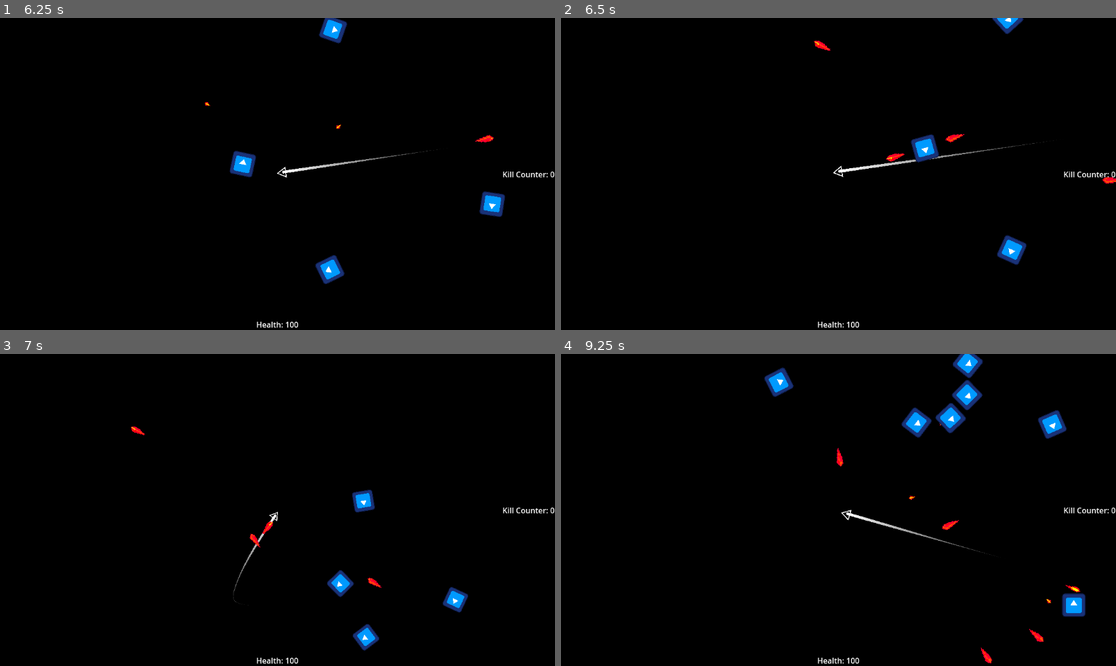
Above: before the commit, frames 1-4 (two rows, left to right).
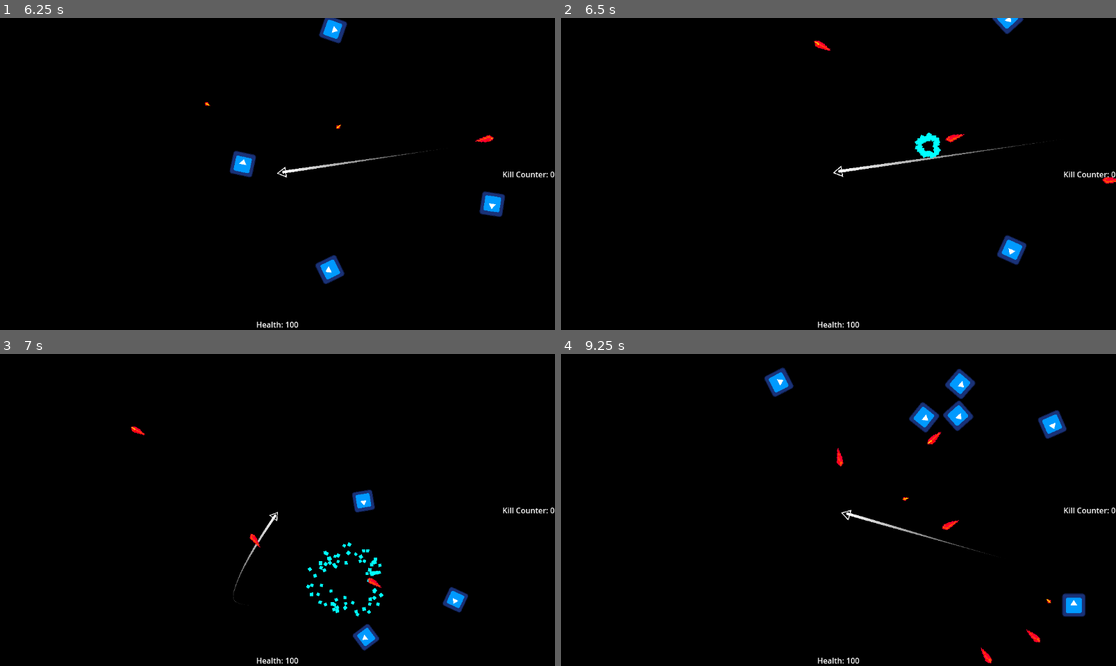
Above: after the commit, the same moments.

Repository: HazarBakir/void_blade
Game: Godot game, scene res://Scenes/main_menu.tscn
The game is run twice, just before and just after one commit, with the same random seed, the same clock (stepped at 60 frames per second) and the same inputs. The engine's default icon, where the game draws it, is replaced by a stand-in: a white triangle on a blue panel in a dark square.
Inputs (mouse positions are in pixels of both pictures, inside the frame that each line leads up to):
- Up to frame 1 (6.25 s): click "Play" at 0.5 s; move the mouse to (249, 236) at 1.27 s; press the mouse at (249, 236) at 1.28 s; move the mouse to (444, 220) at 2.02 s; release the mouse at (444, 220) at 2.03 s; click (444, 220) at 2.1 s; move the mouse to (111, 127) at 2.77 s; press the mouse at (111, 127) at 2.78 s; move the mouse to (305, 174) at 3.52 s; release the mouse at (305, 174) at 3.53 s; click (305, 174) at 3.6 s; move the mouse to (194, 96) at 4.27 s; press the mouse at (194, 96) at 4.28 s; move the mouse to (399, 158) at 5.02 s; release the mouse at (399, 158) at 5.03 s; click (399, 158) at 5.1 s; move the mouse to (166, 189) at 5.77 s; press the mouse at (166, 189) at 5.78 s
- Up to frame 2 (6.5 s): no input
- Up to frame 3 (7 s): move the mouse to (333, 441) at 6.52 s; release the mouse at (333, 441) at 6.53 s; click (333, 441) at 6.6 s
- Up to frame 4 (9.25 s): move the mouse to (810, 572) at 7.27 s; press the mouse at (810, 572) at 7.28 s; move the mouse to (1005, 556) at 8.02 s; release the mouse at (1005, 556) at 8.03 s; click (1005, 556) at 8.1 s; move the mouse to (672, 463) at 8.77 s; press the mouse at (672, 463) at 8.78 s

Frame 1 is identical in both runs. In frame 2, 0.4% of the frame differs, in the area x 58-69%, y 36-47%; in frame 3, 0.8%; in frame 4, 1.6%, in the area x 61-94%, y 0-93%.

Commit message:
feat: add ParticleManager(singleton)

Diff:
--- a/Scenes/bullet_particle.tscn
+++ b/Scenes/bullet_particle.tscn
@@ -361,18 +361,18 @@
 shader_parameter/spread = 180.0
 shader_parameter/flatness = 0.0
 shader_parameter/inherit_emitter_velocity_ratio = 0.0
-shader_parameter/initial_linear_velocity_min = 0.0
-shader_parameter/initial_linear_velocity_max = 121.86
-shader_parameter/directional_velocity_min = 1.0
-shader_parameter/directional_velocity_max = 1.0
+shader_parameter/initial_linear_velocity_min = 32.775
+shader_parameter/initial_linear_velocity_max = 77.02
+shader_parameter/directional_velocity_min = 8.57
+shader_parameter/directional_velocity_max = 12.815
 shader_parameter/angular_velocity_min = 0.0
 shader_parameter/angular_velocity_max = 0.0
 shader_parameter/orbit_velocity_min = 0.0
 shader_parameter/orbit_velocity_max = 0.0
 shader_parameter/radial_velocity_min = 0.0
 shader_parameter/radial_velocity_max = 0.0
-shader_parameter/linear_accel_min = -20.43
-shader_parameter/linear_accel_max = 47.32
+shader_parameter/linear_accel_min = 24.29
+shader_parameter/linear_accel_max = 85.865
 shader_parameter/radial_accel_min = 0.0
 shader_parameter/radial_accel_max = 0.0
 shader_parameter/tangent_accel_min = 0.0
@@ -381,8 +381,8 @@
 shader_parameter/damping_max = 0.0
 shader_parameter/initial_angle_min = -299.4
 shader_parameter/initial_angle_max = 103.2
-shader_parameter/scale_min = 7.0
-shader_parameter/scale_max = 7.0
+shader_parameter/scale_min = 3.0
+shader_parameter/scale_max = 5.0
 shader_parameter/hue_variation_min = 0.0
 shader_parameter/hue_variation_max = 0.0
 shader_parameter/anim_speed_min = 0.0
@@ -397,11 +397,12 @@
 shader_parameter/gravity = Vector3(0, -1e-06, 0)
 
 [node name="BulletParticle" type="GPUParticles2D"]
-scale = Vector2(0.5, 0.5)
+scale = Vector2(0.17, 0.17)
 emitting = false
-amount = 35
+amount = 81
+lifetime = 1.5
 one_shot = true
-speed_scale = 2.0
+speed_scale = 3.0
 explosiveness = 1.0
 randomness = 1.0
 process_material = SubResource("ShaderMaterial_q6jop")
--- a/Scenes/enemy_lvl_1_ranger.tscn
+++ b/Scenes/enemy_lvl_1_ranger.tscn
@@ -15,15 +15,12 @@
 script = ExtResource("1_rrurh")
 
 [node name="HealthComponent" parent="." instance=ExtResource("2_cipht")]
-scale = Vector2(1, 1)
-MAX_HEALTH = 50.0
+MAX_HEALTH = 10.0
 
 [node name="HitboxComponent" parent="." node_paths=PackedStringArray("health_component") instance=ExtResource("3_p86u8")]
-scale = Vector2(1, 1)
 health_component = NodePath("../HealthComponent")
 
 [node name="CollisionShape2D" type="CollisionShape2D" parent="HitboxComponent"]
-scale = Vector2(1, 1)
 shape = SubResource("RectangleShape2D_xaxbr")
 
 [node name="CollisionShape2D" type="CollisionShape2D" parent="."]
--- a/Scenes/explode particle.tscn
+++ b/Scenes/explode particle.tscn
@@ -5,8 +5,8 @@
 angle_min = -299.4
 angle_max = 103.2
 spread = 180.0
-initial_velocity_min = 10.75
-initial_velocity_max = 121.86
+initial_velocity_min = 39.43
+initial_velocity_max = 107.53
 gravity = Vector3(0, 0, 0)
 linear_accel_min = -20.43
 linear_accel_max = 47.32
@@ -15,7 +15,8 @@
 [node name="Explode Particle" type="GPUParticles2D"]
 emitting = false
 amount = 375
-lifetime = 5.0
+lifetime = 10.0
 one_shot = true
+speed_scale = 5.0
 explosiveness = 1.0
 process_material = SubResource("ParticleProcessMaterial_m2nu4")
--- a/Scripts/Enemy/enemy_spawner.gd
+++ b/Scripts/Enemy/enemy_spawner.gd
@@ -70,7 +70,7 @@
 	enemies_container.add_child(enemy_instance)
 
 func _on_timer_timeout() -> void:
-	if target.is_alive:
+	if target.get_node("HealthComponent").is_alive:
 		_spawn_enemy()
 
 func _find_player() -> void:
--- a/Scripts/Player/player_movement.gd
+++ b/Scripts/Player/player_movement.gd
@@ -6,7 +6,6 @@
 @onready var sprite: Sprite2D = $Sprite2D
 @onready var marker_2d: Marker2D = $Marker2D
 
-var is_alive: bool = true
 var is_attacking: bool
 var speed: float = 850.0
 var follow_speed: float = 560.0
@@ -16,7 +15,7 @@
 var normal_zoom: Vector2 = Vector2(1.0, 1.0)
 var attack_zoom: Vector2 = Vector2(1.3, 1.3)
 var zoom_speed: float = 3.0
-var attack_damage : float = 10.0
+var attack_damage : float = 100.0
 var self_damage: float = 10.0
 
 const SCREEN_WIDTH: float = 1920.0
@@ -30,11 +29,9 @@
 	camera.zoom = normal_zoom
 
 func _physics_process(delta: float) -> void:
-	if health_component.is_alive == false:
-		is_alive = false
 	mouse_position = get_global_mouse_position()
 
-	if is_alive:
+	if health_component.is_alive:
 		_handle_movement_input(delta)
 		_apply_movement()
 		_update_camera(delta)
@@ -92,8 +89,7 @@
 func _trigger_death() -> void:
 	if not sprite == null:
 		$Camera2D.screen_shake(25, 3)
-		explode_particle.set_position(marker_2d.position)
-		explode_particle.emitting = true
+		particle_manager.emit_particle("player_death", position)
 		sprite.queue_free()
 
 
@@ -102,16 +98,24 @@
 
 
 func _on_area_entered(area: Area2D) -> void:
+	print("Area entered!")
+
+	var attack = Attack.new()
 	if area is HitboxComponent:
-		var hitbox: HitboxComponent = area
-		var attack = Attack.new()
-		attack.attack_damage = attack_damage
-		hitbox.damage(attack)
-		var enemy = area.get_parent()
-		if is_attacking:
+		# Input durumunu direkt burada kontrol et
+		var currently_attacking = Input.is_action_pressed("move_mouse")
+		print("Currently attacking: ", currently_attacking)
+
+		if currently_attacking:
+			print("ATTACKING - Dealing damage to enemy")
+			var hitbox: HitboxComponent = area
+			attack.attack_damage = attack_damage
+			hitbox.damage(attack)
 			$Camera2D.screen_shake(8, 0.15)
 		else:
+			print("NOT ATTACKING - Checking if enemy...")
 			if area.get_parent().is_in_group("enemies"):
+				print("IS ENEMY - Taking self damage")
 				health_component.current_health = 0
-			attack.attack_damage = self_damage
-			hitbox_component.damage(attack)
+				attack.attack_damage = self_damage
+				hitbox_component.damage(attack)
--- a/Scripts/enemy/bullet.gd
+++ b/Scripts/enemy/bullet.gd
@@ -49,10 +49,8 @@
 func _destroy_projectile() -> void:
 	if not animated_sprite == null:
 		follow_target = false
-		bullet_particle.set_position(animated_sprite.position)
-		bullet_particle.emitting = true
-		particle_timer.start()
-		animated_sprite.queue_free()
+		particle_manager.emit_particle("bullet", position)
+		queue_free()
 
 func _on_area_entered(area: Area2D) -> void:
 	if area.is_in_group("player") or area.get_parent().is_in_group("player") and area.name == "BulletDetectArea":
--- a/Scripts/enemy/enemy.gd
+++ b/Scripts/enemy/enemy.gd
@@ -1,11 +1,11 @@
 extends CharacterBody2D
 
-@onready var explode_particle: GPUParticles2D = $"Explode Particle"
+@onready var health_component: HealthComponent = $HealthComponent
+@onready var hitbox_component: HitboxComponent = $HitboxComponent
 @onready var game_scene = get_node("/root/game_scene")
 @onready var shoot_timer: Timer = $Timer
 @onready var sprite: Sprite2D = $Sprite2D
 @onready var muzzle_point = $"Muzzle-Shoot_Point"
-@onready var death_timer: Timer = $"Explode Particle/Timer"
 
 const BULLET_SCENE = preload("res://scenes/bullet.tscn")
 
@@ -33,7 +33,10 @@
 	_setup_shooting_system()
 
 func _physics_process(delta: float) -> void:
-	if target.is_alive:
+	if health_component.is_alive == false:
+		on_death()
+
+	if target.get_node("HealthComponent").is_alive:
 		_update_movement_behavior()
 		_handle_movement(delta)
 		move_and_slide()
@@ -124,29 +127,13 @@
 	can_shoot = true
 
 func on_death() -> void:
-	if not is_alive:
-		return
-
-	_trigger_death_sequence()
-
-func _trigger_death_sequence() -> void:
-	is_alive = false
-	_setup_death_effects()
-	_cleanup_sprite()
+		_setup_death_effects()
+		queue_free()
 
 func _setup_death_effects() -> void:
-	explode_particle.position = muzzle_point.position
-	explode_particle.emitting = true
-	death_timer.start()
-
-func _cleanup_sprite() -> void:
-	if sprite != null:
-		sprite.queue_free()
+	particle_manager.emit_particle("enemy", position)
 
 func _on_shoot_timer_timeout() -> void:
-	if target.is_alive and is_alive:
+	if target.get_node("HealthComponent").is_alive and is_alive:
 		_shoot()
 		_start_random_shoot_timer()
-
-func _on_death_timer_timeout() -> void:
-	queue_free()
--- /dev/null
+++ b/Scripts/particle_manager.gd
@@ -0,0 +1,58 @@
+extends Node2D
+
+class_name ParticleManager
+
+# Particle scene'lerinin local path'lerini sakla
+var particle_scenes = {}
+
+func _ready():
+	# Particle'ları kaydet
+	register_particle("player_death", "res://Scenes/explode particle.tscn")
+	register_particle("enemy", "res://Scenes/explode_enemy_death.tscn")
+	register_particle("bullet", "res://Scenes/bullet_particle.tscn")
+
+# Particle scene'ini kaydet
+func register_particle(particle_name: String, scene_path: String):
+	particle_scenes[particle_name] = scene_path
+
+# Particle emit et
+func emit_particle(particle_name: String, position: Vector2, duration: float = 0.0):
+	if not particle_scenes.has(particle_name):
+		print("Hata: Particle bulunamadı: ", particle_name)
+		return null
+
+	# Scene'i yükle ve instantiate et
+	var particle_scene = load(particle_scenes[particle_name])
+	var particle_instance = particle_scene.instantiate()
+
+	# Sahneye ekle
+	get_tree().current_scene.add_child(particle_instance)
+
+	# Pozisyonu ayarla
+	particle_instance.global_position = position
+
+	# Particle'ı başlat
+	particle_instance.emitting = true
+
+	# Lifetime kontrolü
+	var lifetime = duration
+	if lifetime <= 0.0:
+		# Particle'ın kendi lifetime'ını kullan
+		if particle_instance is CPUParticles2D:
+			lifetime = particle_instance.lifetime
+		elif particle_instance is GPUParticles2D:
+			lifetime = particle_instance.lifetime
+
+	# Belirtilen süre sonra particle'ı temizle
+	var timer = Timer.new()
+	particle_instance.add_child(timer)
+	timer.wait_time = lifetime
+	timer.timeout.connect(_on_particle_finished.bind(particle_instance))
+	timer.start()
+
+	return particle_instance
+
+# Particle bittiğinde çağrılacak fonksiyon
+func _on_particle_finished(particle_instance):
+	if is_instance_valid(particle_instance):
+		particle_instance.queue_free()
--- a/project.godot
+++ b/project.godot
@@ -18,6 +18,7 @@
 [autoload]
 
 PlayerStats="*res://Scripts/Player/player_stats.gd"
+particle_manager="*res://Scripts/particle_manager.gd"
 
 [debug]
 
Not shown: 1 places in Scenes/enemy_lvl_1_ranger.tscn that only renumber resources
Not shown, added: Scripts/particle_manager.gd.uid
